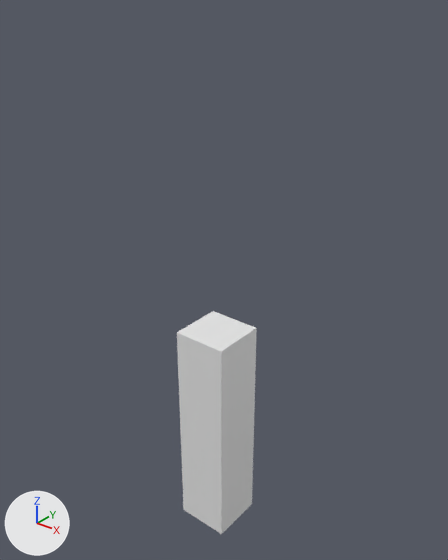
What one commit did to the Blender file BlenderModels/Enviroment/Foliage/Cactus1.blend.
Before and after are seen from a 50 mm lens placed at (3.01, -3.66, 3.84), pointed at (-0.04, 0.15, 1.47). The axes (+X, +Y, +Z) are drawn at lower left. The lights are the same throughout.

Objects in the first picture: 'GasPump.002'.
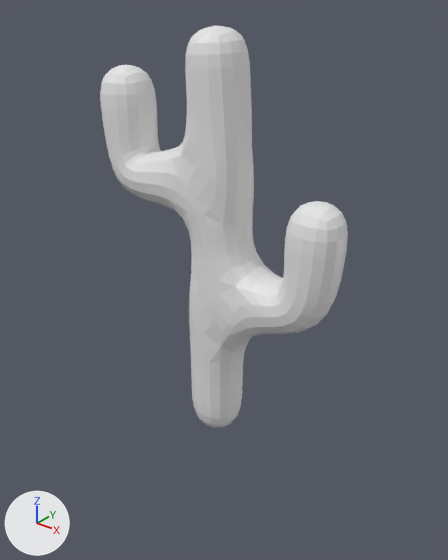
Location of each change, [x1, y1, x2, y2] in pixels of the pictures (448 x 560 px; the box of a moved part takes in the faces that stretch with it):
'GasPump.002', reshaped, modifiers changed, rescaled (207% wider, 80% taller)
    before: [177, 311, 257, 534]
    after: [100, 25, 348, 427]
part 1 of me_cube_004, moved or reshaped (not visible afterwards)
    before: [177, 311, 257, 534]

The change, as a diff of the scene's bpy script:
```diff
--- a/BlenderModels/Enviroment/Foliage/Cactus1.blend.py
+++ b/BlenderModels/Enviroment/Foliage/Cactus1.blend.py
@@ me_cube_004 @@
 me_cube_004.from_pydata(...)  # 8 vertices, 6 faces; spans x -1.0..1.0, y -1.0..1.0, z -1.0..1.0
 # used by ob_gaspump_002; location = (0.0, 0.0, 0.0); scale = (0.25, 0.25, 1.05)
 # verts and faces of me_cube_004; kept vertices keep their numbers, new ones are numbered from 8
 # before: 0 (-1.0, -1.0, -1.0) at pixel (183, 509), 1 (-1.0, -1.0, 1.0) at pixel (176, 332), 2 (-1.0, 1.0, -1.0), 3 (-1.0, 1.0, 1.0) at pixel (213, 310), 4 (1.0, -1.0, -1.0) at pixel (221, 534)
 # before: 5 (1.0, -1.0, 1.0) at pixel (221, 351), 6 (1.0, 1.0, -1.0) at pixel (251, 503), 7 (1.0, 1.0, 1.0) at pixel (256, 327)
+# me_cube_004 part 1
+delete_vertices([*range(0, 8)])  # with the faces that use them
+verts[8] = (0.0, 0.0, 0.0)
+verts[9] = (0.0, 0.0, 1.45)
+verts[10] = (0.09, 0.0, 2.37)
+verts[11] = (0.88, 0.05, 1.5)
+verts[12] = (0.9, 0.07, 2.44)
+verts[13] = (0.0, 0.0, 3.57)
+verts[14] = (-0.92, 0.0, 2.31)
+verts[15] = (-0.96, 0.0, 3.24)
+edges += [(8, 9), (9, 10), (9, 11), (10, 13), (10, 14), (11, 12), (14, 15)]
@@ ob_gaspump_002 @@
 ob_gaspump_002.location = (0.0, 0.0, 0.0)
-ob_gaspump_002.scale = (0.25, 0.25, 1.05)
+_m = ob_gaspump_002.modifiers.new('Skin', 'SKIN')
+_m = ob_gaspump_002.modifiers.new('Subdivision', 'SUBSURF')
+_m = ob_gaspump_002.modifiers.new('Bevel', 'BEVEL')
+_m.width = 0.0
+_m.width_pct = 0.0
+_m.segments = 5
```
